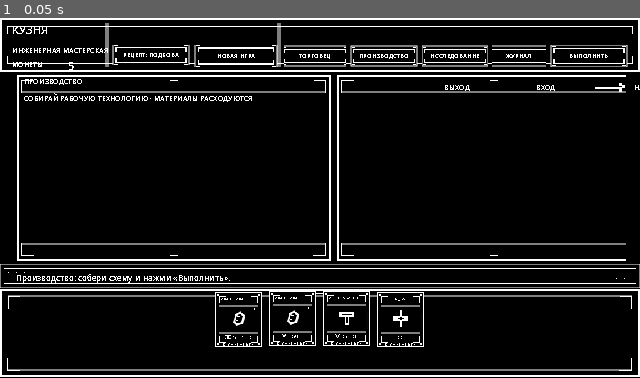
Above: before the commit, frame 1.
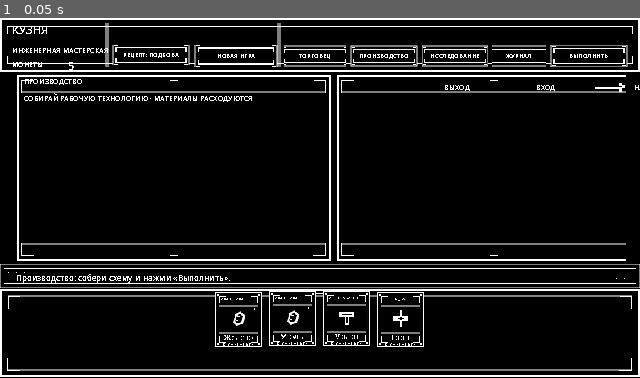
Above: after the commit, the same moment.

Repository: Blyaprint/new-1-bit-kuznya
Game: Godot game, scene res://scenes/board_prototype.tscn
The game is run twice, just before and just after one commit, with the same random seed, the same clock (stepped at 60 frames per second) and the same inputs.
Inputs:
- Up to frame 1 (0.05 s): no input

The runs differ from the first frame. In frame 1, less than 0.1% of the frame differs, in the area x 35-64%, y 87-90%.

Commit message:
Tune compact card glyph sizing after 35 percent scale

Diff:
--- a/scenes/ui/card_view.tscn
+++ b/scenes/ui/card_view.tscn
@@ -47,7 +47,7 @@
 offset_right = 28.6
 offset_bottom = 38.3
 theme_override_colors/font_color = Color(1, 1, 1, 1)
-theme_override_font_sizes/font_size = 7
+theme_override_font_sizes/font_size = 9
 mouse_filter = 2
 
 [node name="InputPort1" type="TextureRect" parent="."]
@@ -100,7 +100,7 @@
 offset_right = 71.3
 offset_bottom = 75.1
 theme_override_colors/font_color = Color(1, 1, 1, 1)
-theme_override_font_sizes/font_size = 11
+theme_override_font_sizes/font_size = 12
 horizontal_alignment = 1
 vertical_alignment = 1
 mouse_filter = 2
